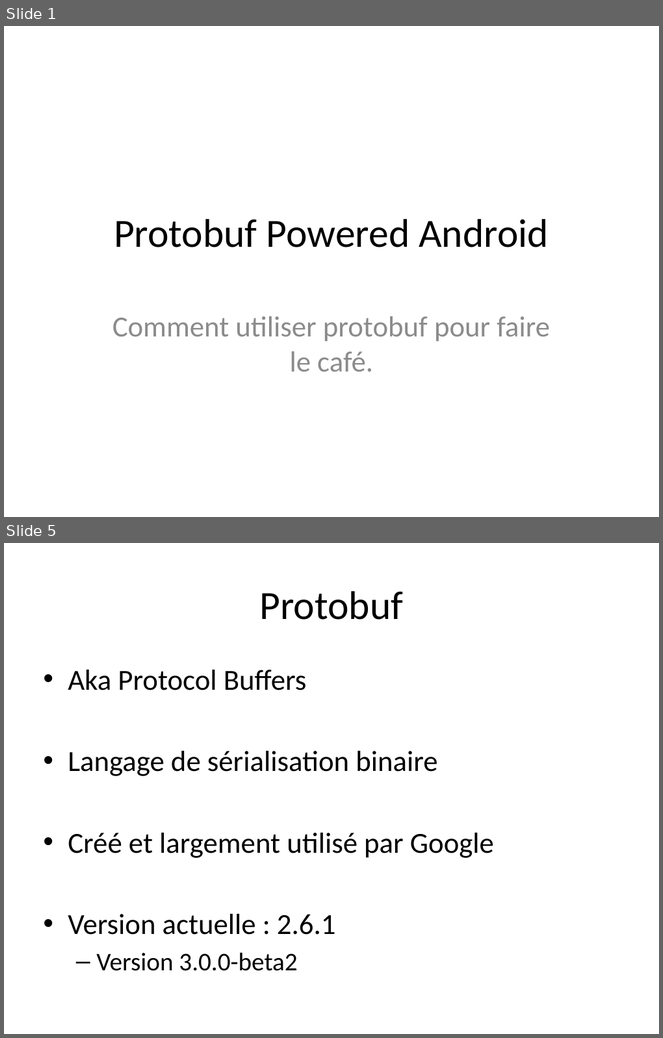
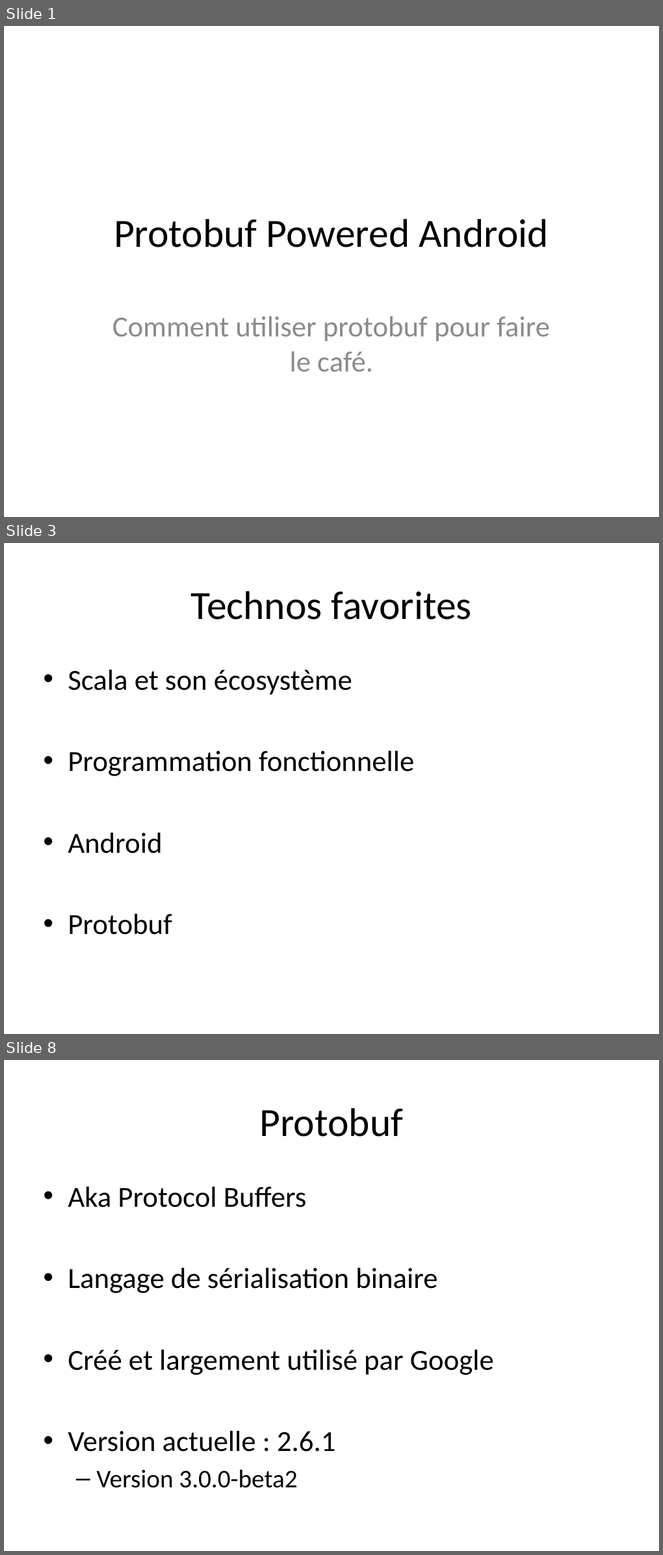
Before and after one commit to TheCopycat/protobuf-powered-android, a slide deck: protobuf-powered.pptx. Shown one above the other, each under a label of ours: slides 1 and 5 before the commit, slides 1, 3 and 8 after it; the slides between them are not shown. The pictures are 663x1038 and 663x1555 pixels, drawn with LibreOffice and Linux fonts; fonts in the diff are those of the drawing. Boxes give left, top, right and bottom in pixels: in the first picture for what was removed or moved away, otherwise in the second. Text is boxed around its words. In the diff, an @@ line names an element or a change of style, - is before the commit and + after.

```diff
--- a/protobuf-powered.pptx
+++ b/protobuf-powered.pptx
@@ slide 3 added at (4,543,659,1034), background #FFFFFF @@
@@ title added at (191,591,472,620), 44 pt, text #000000 @@
+Technos favorites
@@ text added at (68,670,414,935), 32 pt, text #000000 @@
+• Scala et son écosystème
+• Programmation fonctionnelle
+• Android
+• Protobuf
@@ what was slide 5 is now slide 8 @@
```
Also in this commit, not shown: 3 slides changed, 11 other slides added, 3 slides removed.
